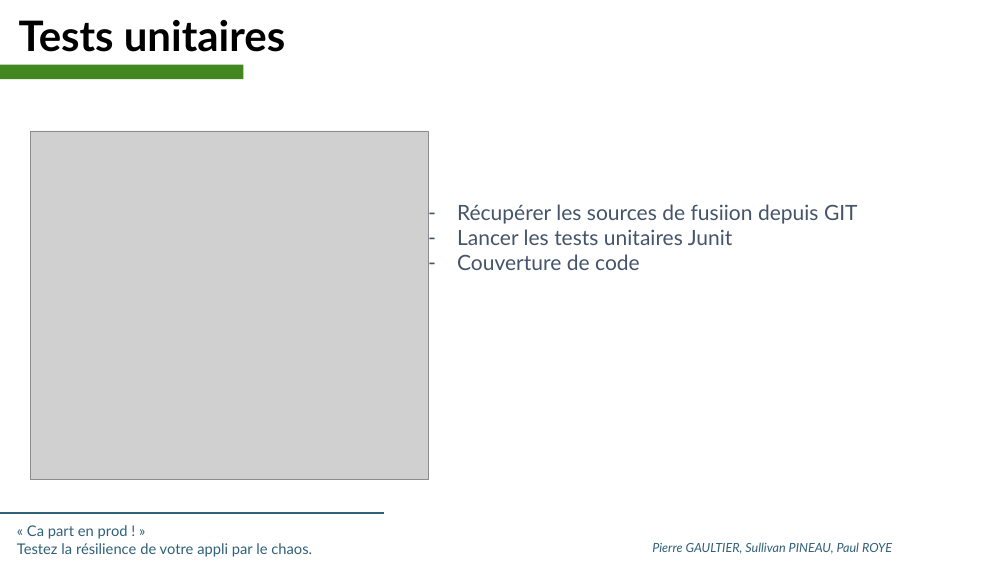
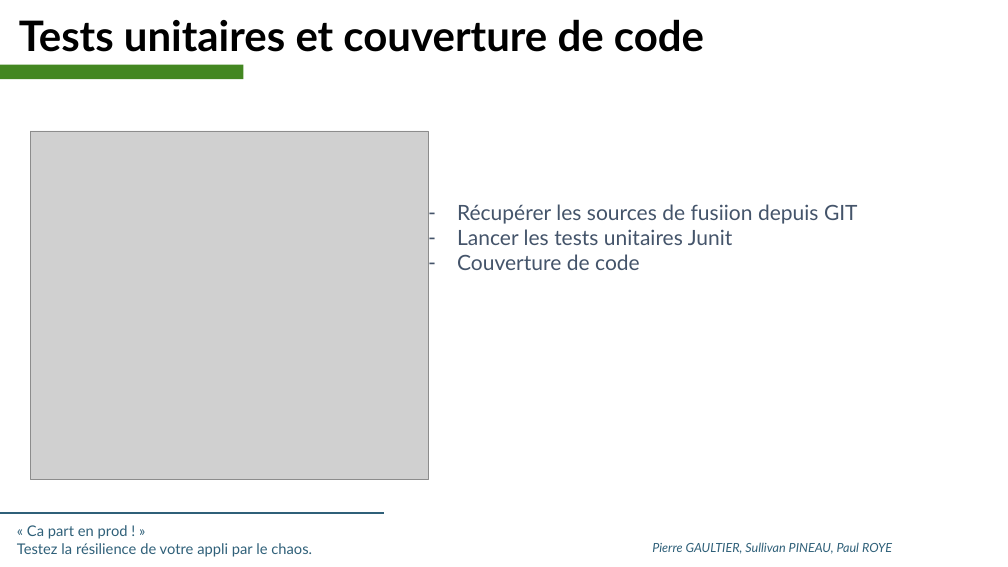
Before and after one commit to SII-Codelab-Chaos/Codelab-Chaos-TP, a slide deck: slide 11 of Hands-On -Chaos - SLIDES.pptx (slide 10 before the commit). Drawn at 1008x567 pixels with LibreOffice and Linux fonts; fonts in the diff are those of the drawing; grey boxes stand for pictures; background and template pictures are left out. Boxes give left, top, right and bottom in pixels: in the first picture for what was removed or moved away, otherwise in the second. Text is boxed around its words. In the diff, an @@ line names an element or a change of style, - is before the commit and + after.

```diff
--- a/Hands-On -Chaos - SLIDES.pptx
+++ b/Hands-On -Chaos - SLIDES.pptx
@@ text at [19, 19, 704, 52]: text changed @@
-Tests unitaires
+Tests unitaires et couverture de code
```
Also in this commit, not shown: 4 other slides changed, 3 slides added, 1 slide removed.
